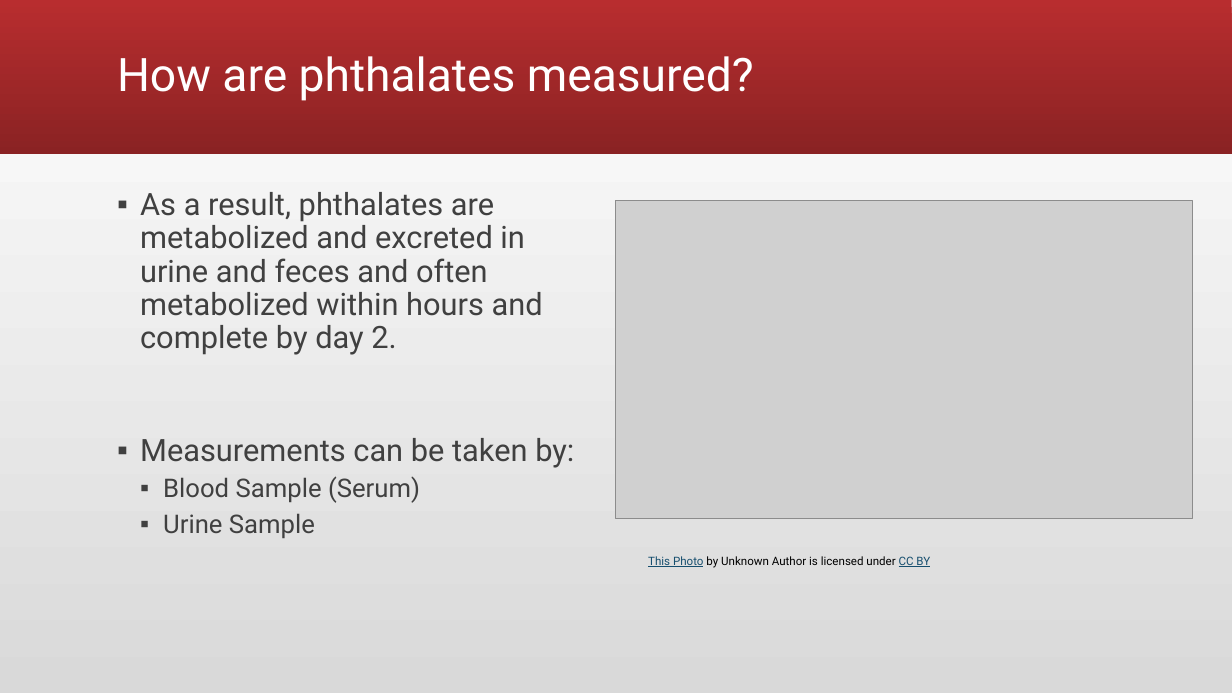
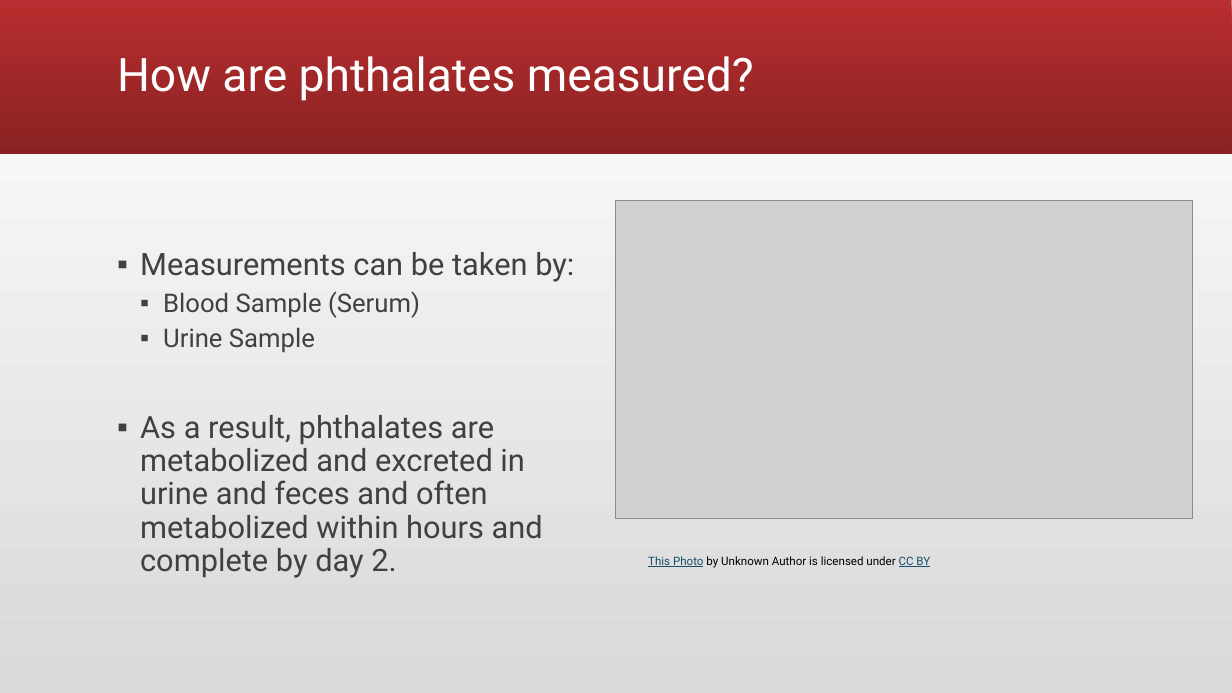
Before and after one commit to unewsome/Demographic-Phthalate-Intake-, a slide deck: slide 6 of Exploration of Phthalate Exposure Amongst Various Populations.pptx. Drawn at 1232x693 pixels with LibreOffice and Linux fonts; fonts in the diff are those of the drawing; grey boxes stand for pictures. Boxes give left, top, right and bottom in pixels: in the first picture for what was removed or moved away, otherwise in the second. Text is boxed around its words. In the diff, an @@ line names an element or a change of style, - is before the commit and + after.

```diff
--- a/Exploration of Phthalate Exposure Amongst Various Populations.pptx
+++ b/Exploration of Phthalate Exposure Amongst Various Populations.pptx
@@ text at [140,192,543,355]: paragraph removed @@
-▪ As a result, phthalates are metabolized and excreted in urine and feces and often metabolized within hours and complete by day 2.
@@ text at [140,415,543,578]: paragraph added @@
+▪ As a result, phthalates are metabolized and excreted in urine and feces and often metabolized within hours and complete by day 2.
```
Also in this commit, not shown: 1 other slide changed, 4 other files.
